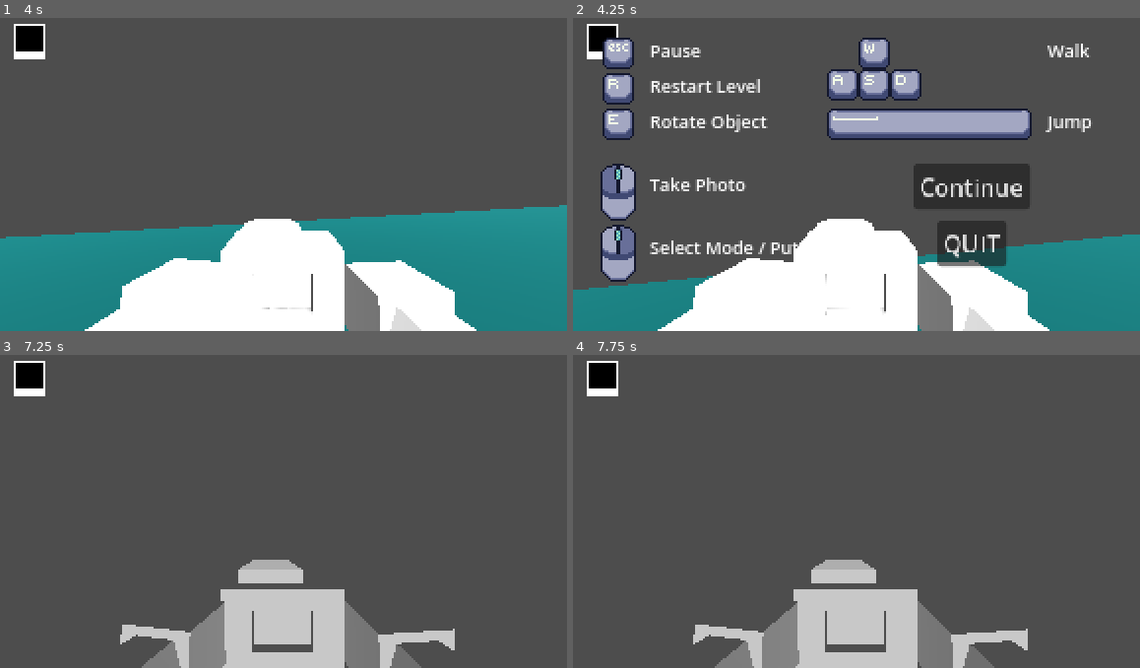
Above: before the commit, frames 1-4 (two rows, left to right).
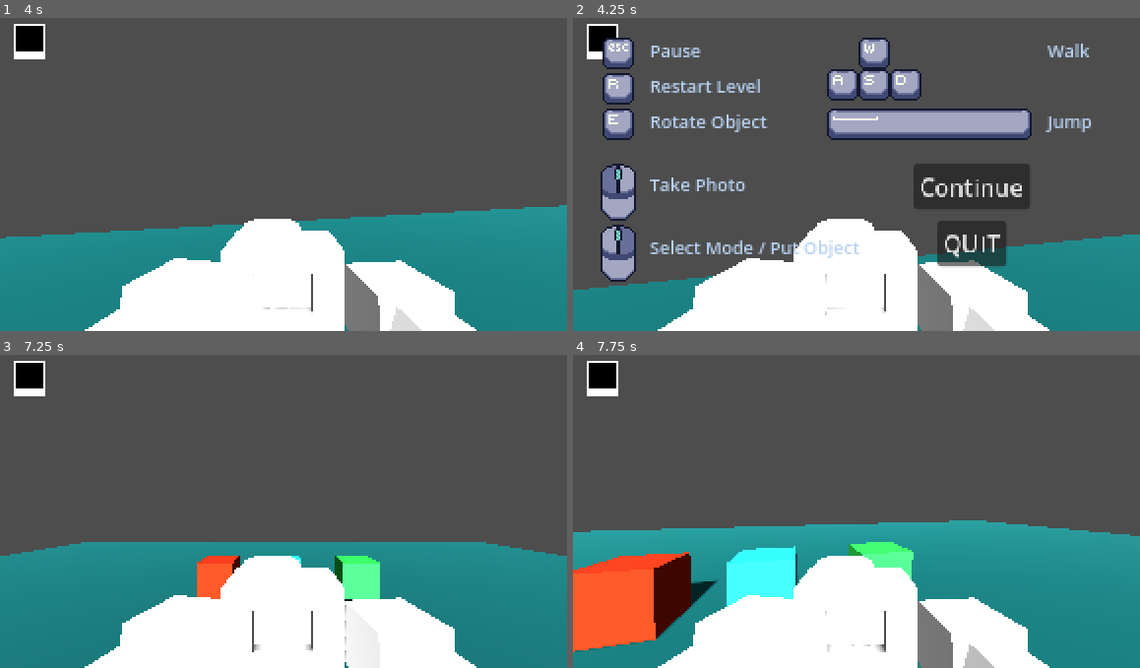
Above: after the commit, the same moments.

Repository: G4vp/TheCopyCam
Game: Godot game, scene res://Scenes/Environment/level.tscn
Two runs of this game, one before a commit and one after it. Both use one fixed random seed, a clock stepped at 60 frames per second and the inputs below.
Inputs (mouse positions are in pixels of both pictures, inside the frame that each line leads up to):
- Up to frame 1 (4 s): move the mouse to (311, 171) at 0.52 s; hold Up (move_up) from 0.53 s (still down); tap Space (jump) at 0.6, 0.77, 1.07, 1.52, 1.55, 1.82, 2.3, 2.85, 3.02, 3.32, 3.77, 3.8 s; move the mouse to (255, 171) at 1.27 s; click (255, 171) at 1.35 s; move the mouse to (300, 165) at 2.02 s; hold Right mouse button (action_2) 2.03-2.78 s; move the mouse to (277, 177) at 2.77 s; move the mouse to (328, 174) at 3.52 s; press the mouse at (328, 174) at 3.53 s
- Up to frame 2 (4.25 s): keep holding Up (move_up); tap Space (jump) at 4.07 s; tap Escape (pause) at 4.15 s
- Up to frame 3 (7.25 s): release Up (move_up) at 4.25 s; release the mouse at (328, 511) at 4.25 s; click "Continue" at 4.25 s; move the mouse to (238, 505) at 5.02 s; hold Up (move_up) 5.03-6.53 s; right-click (238, 505) at 5.1 s; tap Space (jump) at 5.27, 5.3, 5.57, 5.85, 6.77, 6.8, 7.07 s; move the mouse to (289, 508) at 5.77 s; move the mouse to (260, 502) at 6.52 s; hold E (inventory_right) from 6.53 s (still down); click (260, 502) at 6.6 s
- Up to frame 4 (7.75 s): move the mouse to (884, 508) at 7.27 s; release E (inventory_right) at 7.28 s; hold Up (move_up) from 7.28 s (still down); hold Right mouse button (action_2) from 7.28 s (still down); tap Space (jump) at 7.52, 7.55 s

Frame 1 is identical in both runs. In frame 2, 2.1% of the frame differs, in the area x 13-92%, y 8-77%; in frame 3, 39%; in frame 4, 44%, in the area x 0-100%, y 52-100%.

Commit message:
StartMenu

Diff:
--- a/Scenes/Characters/PauseSystem.gd
+++ b/Scenes/Characters/PauseSystem.gd
@@ -23,7 +23,7 @@
 			_isPause = true
 
 func _on_quit_button_pressed():
-	get_tree().quit()
+	get_tree().change_scene_to_file("res://Scenes/UI/StartMenu.tscn")
 
 
 func _on_continue_pressed():
--- a/Scenes/Characters/player.tscn
+++ b/Scenes/Characters/player.tscn
@@ -17,6 +17,7 @@
 
 [sub_resource type="LabelSettings" id="LabelSettings_b3kuv"]
 font_size = 9
+font_color = Color(0.721569, 0.819608, 0.945098, 1)
 
 [sub_resource type="CapsuleShape3D" id="CapsuleShape3D_11kdu"]
 
@@ -151,6 +152,7 @@
 texture = ExtResource("5_fngb3")
 
 [node name="walk" type="Label" parent="PauseSystem/PauseControl/KeyBoard"]
+layout_mode = 0
 offset_left = 234.0
 offset_top = -34.0
 offset_right = 261.0
@@ -159,6 +161,7 @@
 label_settings = SubResource("LabelSettings_b3kuv")
 
 [node name="jump" type="Label" parent="PauseSystem/PauseControl/KeyBoard"]
+layout_mode = 0
 offset_left = 234.0
 offset_top = 2.0
 offset_right = 261.0
@@ -168,6 +171,7 @@
 label_settings = SubResource("LabelSettings_b3kuv")
 
 [node name="Restart" type="Label" parent="PauseSystem/PauseControl/KeyBoard"]
+layout_mode = 0
 offset_left = 32.0
 offset_top = -16.0
 offset_right = 89.0
@@ -183,6 +187,7 @@
 texture = ExtResource("9_ho2sg")
 
 [node name="Rotate" type="Label" parent="PauseSystem/PauseControl/KeyBoard"]
+layout_mode = 0
 offset_left = 32.0
 offset_top = 2.0
 offset_right = 92.0
@@ -207,6 +212,7 @@
 texture = ExtResource("6_ut8jn")
 
 [node name="Left" type="Label" parent="PauseSystem/PauseControl/Mouse"]
+layout_mode = 0
 offset_left = 49.0
 offset_top = 68.0
 offset_right = 98.0
@@ -215,11 +221,12 @@
 label_settings = SubResource("LabelSettings_b3kuv")
 
 [node name="Right" type="Label" parent="PauseSystem/PauseControl/Mouse"]
+layout_mode = 0
 offset_left = 49.0
 offset_top = 100.0
 offset_right = 153.0
 offset_bottom = 116.0
-text = "Select Mode / Put Photo"
+text = "Select Mode / Put Object"
 label_settings = SubResource("LabelSettings_b3kuv")
 
 [node name="TextureRect2" type="TextureRect" parent="PauseSystem/PauseControl/Mouse"]
--- a/Scenes/Environment/Level3.tscn
+++ b/Scenes/Environment/Level3.tscn
@@ -2,7 +2,7 @@
 
 [ext_resource type="PackedScene" uid="uid://fdlxo75d2rod" path="res://Scenes/Characters/player.tscn" id="1_vty1f"]
 [ext_resource type="Script" path="res://Scenes/Environment/Floor.gd" id="2_ej8s8"]
-[ext_resource type="PackedScene" uid="uid://csdcffe0sjepj" path="res://Scenes/Objects/blue_cube.tscn" id="3_oh2xd"]
+[ext_resource type="PackedScene" uid="uid://drbc4mlu2pion" path="res://Scenes/Objects/green_cube.tscn" id="3_2tqst"]
 [ext_resource type="PackedScene" uid="uid://dq5wf7xl24ys" path="res://Scenes/Objects/blue_rectangle.tscn" id="4_f22yt"]
 
 [sub_resource type="Environment" id="Environment_pmjkc"]
@@ -53,7 +53,7 @@
 
 [node name="Player" parent="." instance=ExtResource("1_vty1f")]
 transform = Transform3D(1, 0, 0, 0, 1, 0, 0, 0, 1, 0, 2.34059, 12.9777)
-MAX_PHOTOS = 6
+MAX_PHOTOS = 4
 
 [node name="DirectionalLight3D" type="DirectionalLight3D" parent="."]
 transform = Transform3D(1, 0, 0, 0, 0.827061, 0.562112, 0, -0.562112, 0.827061, 0, 18.0007, 16.1436)
@@ -107,13 +107,11 @@
 [node name="CollisionShape3D" type="CollisionShape3D" parent="StaticBody3D"]
 shape = SubResource("BoxShape3D_puk15")
 
-[node name="blue_cube" parent="." instance=ExtResource("3_oh2xd")]
-transform = Transform3D(1, 0, 0, 0, 1, 0, 0, 0, 1, 12.1457, 1.37997, 12.2648)
-mass = 4.0
-
 [node name="blue_rectangle" parent="." instance=ExtResource("4_f22yt")]
 transform = Transform3D(1, 0, 0, 0, 1, 0, 0, 0, 1, -10.5889, 1.24088, 14)
 
+[node name="green_cube" parent="." instance=ExtResource("3_2tqst")]
+transform = Transform3D(1, 0, 0, 0, 1, 0, 0, 0, 1, -10.6263, 1.90725, 18.5688)
+mass = 5.0
+
 [connection signal="body_entered" from="Area3D" to="Area3D" method="_on_area_3d_player_entered"]
-
-[editable path="blue_cube"]
--- a/Scenes/Environment/floor.tscn
+++ b/Scenes/Environment/floor.tscn
@@ -3,7 +3,7 @@
 [ext_resource type="Script" path="res://Scenes/Environment/Floor.gd" id="1_8ojms"]
 
 [sub_resource type="BoxShape3D" id="BoxShape3D_t4nqy"]
-size = Vector3(2.36419, 1, 2.06168)
+size = Vector3(89.0373, 1, 92.2195)
 
 [sub_resource type="StandardMaterial3D" id="StandardMaterial3D_vb521"]
 albedo_color = Color(0, 0.443137, 0.447059, 1)
@@ -29,4 +29,4 @@
 [node name="CollisionShape3D" type="CollisionShape3D" parent="Floor/StaticBody3D"]
 shape = SubResource("BoxShape3D_5fghb")
 
-[connection signal="body_entered" from="." to="Floor" method="_on_area_3d_player_entered"]
+[connection signal="body_entered" from="." to="." method="_on_area_3d_player_entered"]
--- /dev/null
+++ b/Scenes/UI/StartMenu.gd
@@ -0,0 +1,39 @@
+extends Node3D
+
+@export var node_to_rotate: Node3D
+@export var gui_controls : Control
+
+@export var title:Label
+@export var play_button: Button
+@export var quit_button: Button
+@export var controls_button: Button
+# Called when the node enters the scene tree for the first time.
+func _ready():
+	pass # Replace with function body.
+
+
+# Called every frame. 'delta' is the elapsed time since the previous frame.
+func _process(delta):
+	node_to_rotate.rotate_y((PI/6) * delta)
+
+
+func _on_play_pressed():
+	get_tree().change_scene_to_file("res://Scenes/Environment/Level1.tscn")
+
+
+func _on_quit_pressed():
+	get_tree().quit()
+
+func _on_controls_pressed():
+	play_button.hide()
+	quit_button.hide()
+	controls_button.hide()
+	title.hide()
+	gui_controls.show()
+
+func _on_continue_controls_pressed():
+	play_button.show()
+	quit_button.show()
+	controls_button.show()
+	title.show()
+	gui_controls.hide()
--- /dev/null
+++ b/Scenes/UI/StartMenu.tscn
@@ -0,0 +1,297 @@
+[gd_scene load_steps=13 format=3 uid="uid://bgouttcnpgu7v"]
+
+[ext_resource type="Script" path="res://Scenes/UI/StartMenu.gd" id="1_7nd57"]
+[ext_resource type="PackedScene" uid="uid://cqbw6i5ys45go" path="res://Assets/Models/camera.glb" id="1_qaxqn"]
+[ext_resource type="Texture2D" uid="uid://vsgtaaeeg5n5" path="res://Assets/UI/esc.png" id="4_3d0hu"]
+[ext_resource type="Texture2D" uid="uid://m2o1wyr7ugew" path="res://Assets/UI/space.png" id="5_akepr"]
+[ext_resource type="Texture2D" uid="uid://db0ix3lqsk1ib" path="res://Assets/UI/wasds.png" id="6_gw1f6"]
+[ext_resource type="Texture2D" uid="uid://dmxywit4111c0" path="res://Assets/UI/r.png" id="7_qj5cb"]
+[ext_resource type="Texture2D" uid="uid://2xsr63e8jfhs" path="res://Assets/UI/e.png" id="8_213mw"]
+[ext_resource type="Texture2D" uid="uid://r0bgsfqxya2a" path="res://Assets/UI/right_button.png" id="9_i6spc"]
+[ext_resource type="Texture2D" uid="uid://daox03s57jvch" path="res://Assets/UI/left_button.png" id="10_7fgfs"]
+
+[sub_resource type="Environment" id="Environment_sv3w8"]
+background_mode = 1
+background_color = Color(0.00392157, 0.00784314, 0.0352941, 1)
+
+[sub_resource type="CameraAttributesPractical" id="CameraAttributesPractical_1bbqw"]
+
+[sub_resource type="LabelSettings" id="LabelSettings_ive0t"]
+font_size = 9
+font_color = Color(0.721569, 0.819608, 0.945098, 1)
+
+[node name="StartMenu" type="Node3D" node_paths=PackedStringArray("node_to_rotate", "gui_controls", "title", "play_button", "quit_button", "controls_button")]
+script = ExtResource("1_7nd57")
+node_to_rotate = NodePath("camera")
+gui_controls = NodePath("GuiControls")
+title = NodePath("Control/Label")
+play_button = NodePath("Control/Play")
+quit_button = NodePath("Control/Quit")
+controls_button = NodePath("Control/Controls")
+
+[node name="Control" type="Control" parent="."]
+layout_mode = 3
+anchors_preset = 15
+anchor_right = 1.0
+anchor_bottom = 1.0
+grow_horizontal = 2
+grow_vertical = 2
+
+[node name="Play" type="Button" parent="Control"]
+layout_mode = 1
+anchors_preset = 8
+anchor_left = 0.5
+anchor_top = 0.5
+anchor_right = 0.5
+anchor_bottom = 0.5
+offset_left = -23.5
+offset_top = -22.0
+offset_right = 23.5
+offset_bottom = 9.0
+grow_horizontal = 2
+grow_vertical = 2
+text = "PLAY"
+
+[node name="Quit" type="Button" parent="Control"]
+layout_mode = 1
+anchors_preset = 8
+anchor_left = 0.5
+anchor_top = 0.5
+anchor_right = 0.5
+anchor_bottom = 0.5
+offset_left = -11.0
+offset_top = 47.0
+offset_right = 36.0
+offset_bottom = 78.0
+grow_horizontal = 2
+grow_vertical = 2
+scale = Vector2(0.5, 0.5)
+text = "QUIT
+"
+
+[node name="Controls" type="Button" parent="Control"]
+layout_mode = 1
+anchors_preset = 8
+anchor_left = 0.5
+anchor_top = 0.5
+anchor_right = 0.5
+anchor_bottom = 0.5
+offset_left = -21.69
+offset_top = 11.0
+offset_right = 52.31
+offset_bottom = 42.0
+grow_horizontal = 2
+grow_vertical = 2
+scale = Vector2(0.6, 0.6)
+text = "Controls"
+
+[node name="Label" type="Label" parent="Control"]
+layout_mode = 1
+anchors_preset = 8
+anchor_left = 0.5
+anchor_top = 0.5
+anchor_right = 0.5
+anchor_bottom = 0.5
+offset_left = -78.0
+offset_top = -75.0
+offset_right = 32.0
+offset_bottom = -49.0
+grow_horizontal = 2
+grow_vertical = 2
+scale = Vector2(1.5, 1.5)
+text = "The Copy Cam"
+
+[node name="Camera3D" type="Camera3D" parent="."]
+
+[node name="DirectionalLight3D2" type="DirectionalLight3D" parent="."]
+transform = Transform3D(0.942688, 0.237724, -0.23415, 0, 0.701731, 0.712442, 0.333675, -0.671611, 0.661513, -5.73424, 21.6801, 11.6216)
+shadow_enabled = true
+
+[node name="camera" parent="." instance=ExtResource("1_qaxqn")]
+transform = Transform3D(1, 0, 0, 0, 1, 0, 0, 0, 1, -1.43034, 0, -2.32059)
+
+[node name="WorldEnvironment" type="WorldEnvironment" parent="."]
+environment = SubResource("Environment_sv3w8")
+camera_attributes = SubResource("CameraAttributesPractical_1bbqw")
+
+[node name="Timer" type="Timer" parent="."]
+autostart = true
+
+[node name="GuiControls" type="Control" parent="."]
+visible = false
+layout_mode = 3
+anchors_preset = 15
+anchor_right = 1.0
+anchor_bottom = 1.0
+offset_left = 7.0
+offset_top = 7.0
+offset_right = 7.0
+offset_bottom = 7.0
+grow_horizontal = 2
+grow_vertical = 2
+size_flags_horizontal = 4
+mouse_filter = 1
+mouse_force_pass_scroll_events = false
+
+[node name="PauseControl" type="Control" parent="GuiControls"]
+anchors_preset = 0
+offset_right = 40.0
+offset_bottom = 40.0
+
+[node name="Pause" type="Control" parent="GuiControls/PauseControl"]
+anchors_preset = 0
+offset_left = 2.0
+offset_top = 8.0
+offset_right = 42.0
+offset_bottom = 48.0
+mouse_filter = 2
+
+[node name="Esc" type="TextureRect" parent="GuiControls/PauseControl/Pause"]
+layout_mode = 2
+offset_left = 8.0
+offset_right = 20.0
+offset_bottom = 12.0
+grow_horizontal = 2
+grow_vertical = 2
+size_flags_horizontal = 4
+size_flags_stretch_ratio = 0.0
+texture = ExtResource("4_3d0hu")
+
+[node name="Pause" type="Label" parent="GuiControls/PauseControl/Pause"]
+layout_mode = 0
+offset_left = 30.0
+offset_top = -2.0
+offset_right = 57.0
+offset_bottom = 14.0
+text = "Pause"
+label_settings = SubResource("LabelSettings_ive0t")
+
+[node name="KeyBoard" type="Control" parent="GuiControls/PauseControl"]
+anchors_preset = 0
+offset_top = 40.0
+offset_right = 40.0
+offset_bottom = 80.0
+mouse_filter = 2
+
+[node name="Space" type="TextureRect" parent="GuiControls/PauseControl/KeyBoard"]
+layout_mode = 0
+offset_left = 122.0
+offset_top = 2.0
+offset_right = 226.0
+offset_bottom = 18.0
+texture = ExtResource("5_akepr")
+
+[node name="WASD" type="TextureRect" parent="GuiControls/PauseControl/KeyBoard"]
+layout_mode = 0
+offset_left = 122.0
+offset_top = -34.0
+offset_right = 170.0
+offset_bottom = -2.0
+texture = ExtResource("6_gw1f6")
+
+[node name="R" type="TextureRect" parent="GuiControls/PauseControl/KeyBoard"]
+layout_mode = 0
+offset_left = 8.0
+offset_top = -16.0
+offset_right = 24.0
+texture = ExtResource("7_qj5cb")
+
+[node name="walk" type="Label" parent="GuiControls/PauseControl/KeyBoard"]
+layout_mode = 0
+offset_left = 234.0
+offset_top = -34.0
+offset_right = 261.0
+offset_bottom = -18.0
+text = "Walk"
+label_settings = SubResource("LabelSettings_ive0t")
+
+[node name="jump" type="Label" parent="GuiControls/PauseControl/KeyBoard"]
+layout_mode = 0
+offset_left = 234.0
+offset_top = 2.0
+offset_right = 261.0
+offset_bottom = 18.0
+text = "Jump
+"
+label_settings = SubResource("LabelSettings_ive0t")
+
+[node name="Restart" type="Label" parent="GuiControls/PauseControl/KeyBoard"]
+layout_mode = 0
+offset_left = 32.0
+offset_top = -16.0
+offset_right = 89.0
+text = "Restart Level"
+label_settings = SubResource("LabelSettings_ive0t")
+
+[node name="E" type="TextureRect" parent="GuiControls/PauseControl/KeyBoard"]
+layout_mode = 0
+offset_left = 8.0
+offset_top = 2.0
+offset_right = 24.0
+offset_bottom = 18.0
+texture = ExtResource("8_213mw")
+
+[node name="Rotate" type="Label" parent="GuiControls/PauseControl/KeyBoard"]
+layout_mode = 0
+offset_left = 32.0
+offset_top = 2.0
+offset_right = 92.0
+offset_bottom = 18.0
+text = "Rotate Object"
+label_settings = SubResource("LabelSettings_ive0t")
+
+[node name="Mouse" type="Control" parent="GuiControls/PauseControl"]
+anchors_preset = 0
+offset_left = -17.0
+offset_top = 6.0
+offset_right = 23.0
+offset_bottom = 46.0
+mouse_filter = 2
+
+[node name="TextureRect" type="TextureRect" parent="GuiControls/PauseControl/Mouse"]
+layout_mode = 0
+offset_left = 24.0
+offset_top = 95.0
+offset_right = 42.0
+offset_bottom = 124.0
+texture = ExtResource("9_i6spc")
+
+[node name="Left" type="Label" parent="GuiControls/PauseControl/Mouse"]
+layout_mode = 0
+offset_left = 49.0
+offset_top = 68.0
+offset_right = 98.0
+offset_bottom = 84.0
+text = "Take Photo"
+label_settings = SubResource("LabelSettings_ive0t")
+
+[node name="Right" type="Label" parent="GuiControls/PauseControl/Mouse"]
+layout_mode = 0
+offset_left = 49.0
+offset_top = 100.0
+offset_right = 153.0
+offset_bottom = 116.0
+text = "Select Mode / Put Object"
+label_settings = SubResource("LabelSettings_ive0t")
+
+[node name="TextureRect2" type="TextureRect" parent="GuiControls/PauseControl/Mouse"]
+layout_mode = 0
+offset_left = 24.0
+offset_top = 64.0
+offset_right = 36.0
+offset_bottom = 80.0
+texture = ExtResource("10_7fgfs")
+
+[node name="Continue" type="Button" parent="GuiControls/PauseControl"]
+layout_mode = 0
+offset_left = 197.0
+offset_top = 99.0
+offset_right = 276.0
+offset_bottom = 130.0
+scale = Vector2(0.75, 0.75)
+text = "Continue"
+
+[connection signal="pressed" from="Control/Play" to="." method="_on_play_pressed"]
+[connection signal="pressed" from="Control/Quit" to="." method="_on_quit_pressed"]
+[connection signal="pressed" from="Control/Controls" to="." method="_on_controls_pressed"]
+[connection signal="pressed" from="GuiControls/PauseControl/Continue" to="." method="_on_continue_controls_pressed"]
